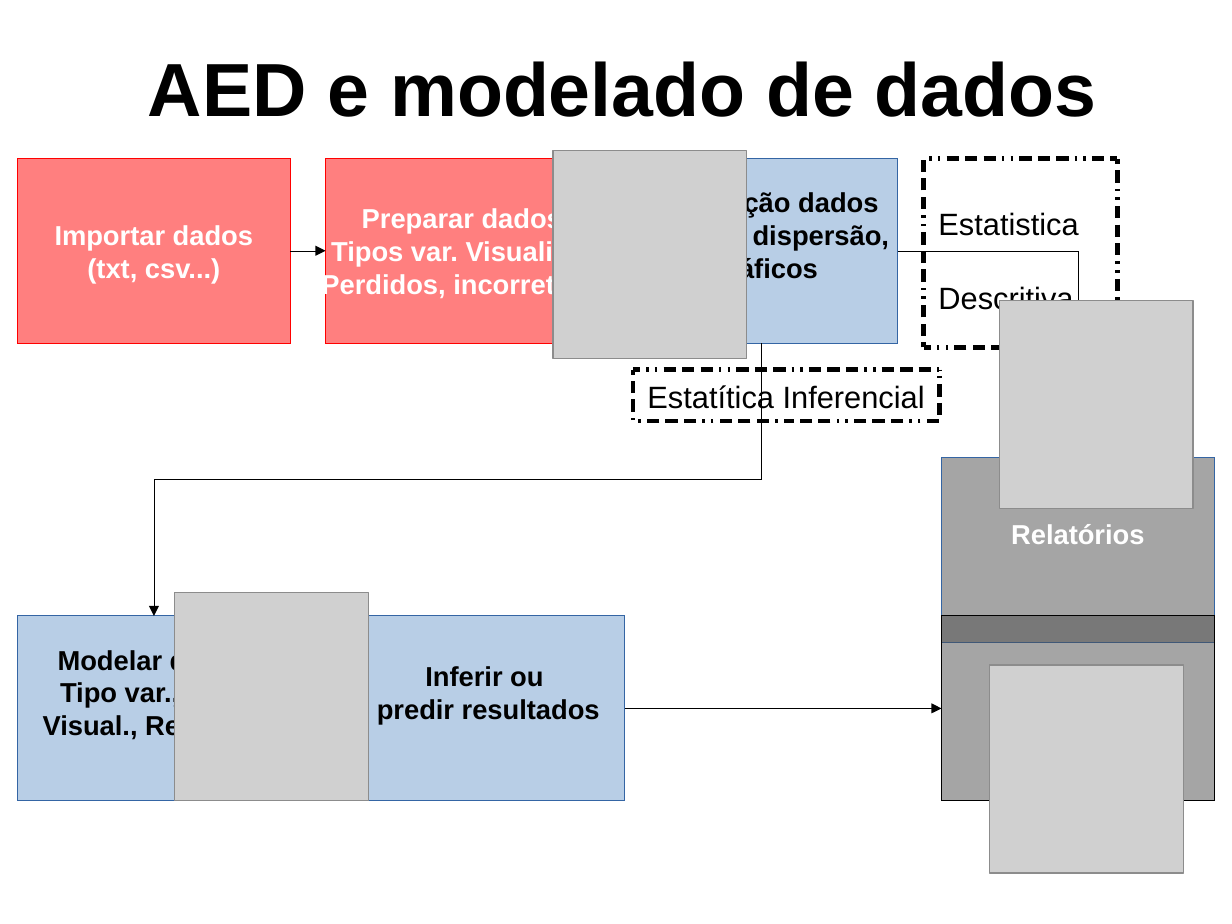
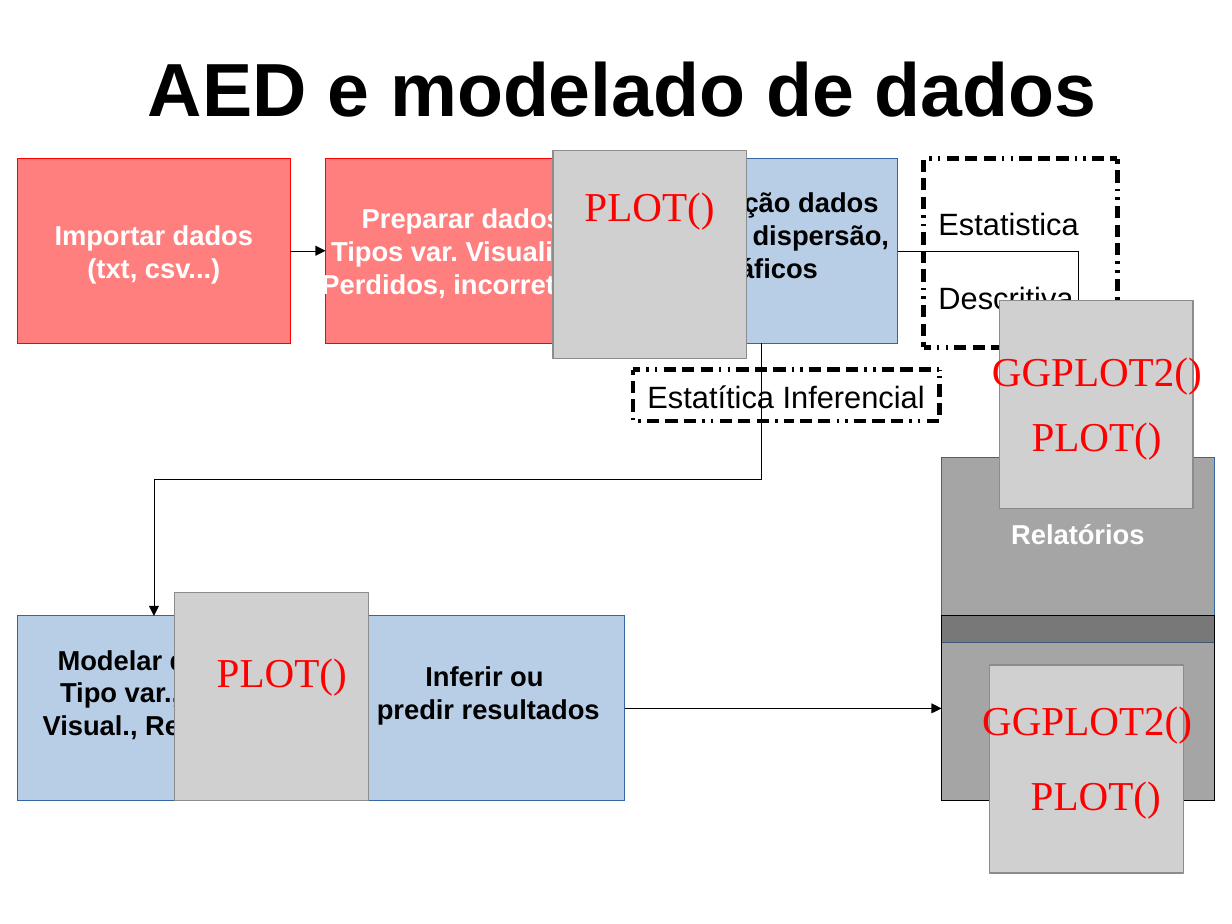
Before and after one commit to HumbertoSubiza/AED-II, a slide deck: slide 6 of 01 conceitos basicos.odp (slide 5 before the commit). Drawn at 1232x924 pixels with LibreOffice and Linux fonts; fonts in the diff are those of the drawing; grey boxes stand for pictures; background and template pictures are left out. Boxes give left, top, right and bottom in pixels: in the first picture for what was removed or moved away, otherwise in the second. Text is boxed around its words. In the diff, an @@ line names an element or a change of style, - is before the commit and + after.

```diff
--- a/01 conceitos basicos.odp
+++ b/01 conceitos basicos.odp
@@ text added at box(584, 192, 714, 229), 24 pt, text #FF0000 @@
+PLOT()
@@ text added at box(992, 354, 1202, 394), 24 pt, text #FF0000 @@
+GGPLOT2()
@@ text added at box(1032, 422, 1162, 459), 24 pt, text #FF0000 @@
+PLOT()
@@ text added at box(217, 658, 347, 695), 24 pt, text #FF0000 @@
+PLOT()
@@ text added at box(982, 703, 1192, 743), 24 pt, text #FF0000 @@
+GGPLOT2()
@@ text added at box(1031, 781, 1161, 818), 24 pt, text #FF0000 @@
+PLOT()
```
Also in this commit, not shown: 4 other slides changed, 2 slides added, 3 slides removed, 2 other files.
